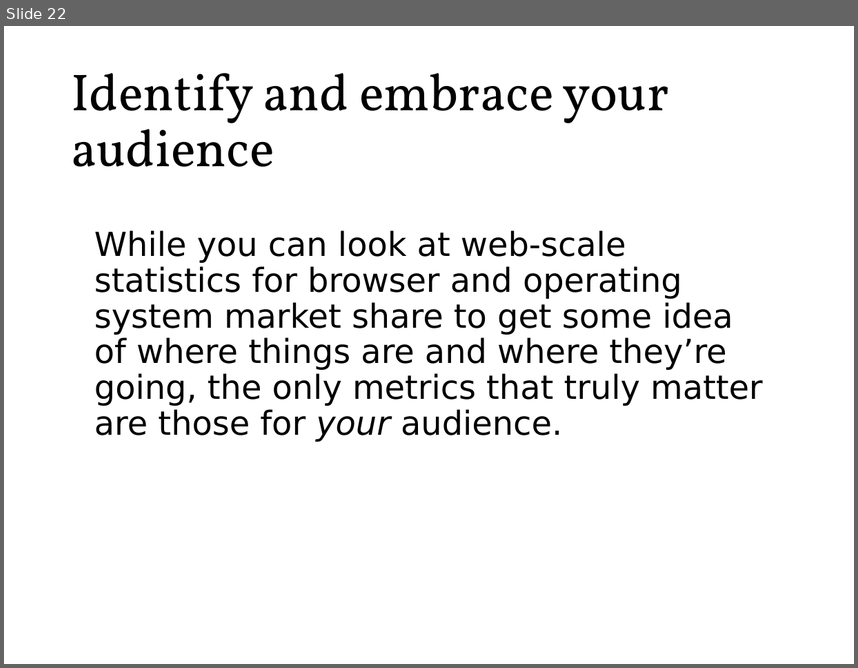
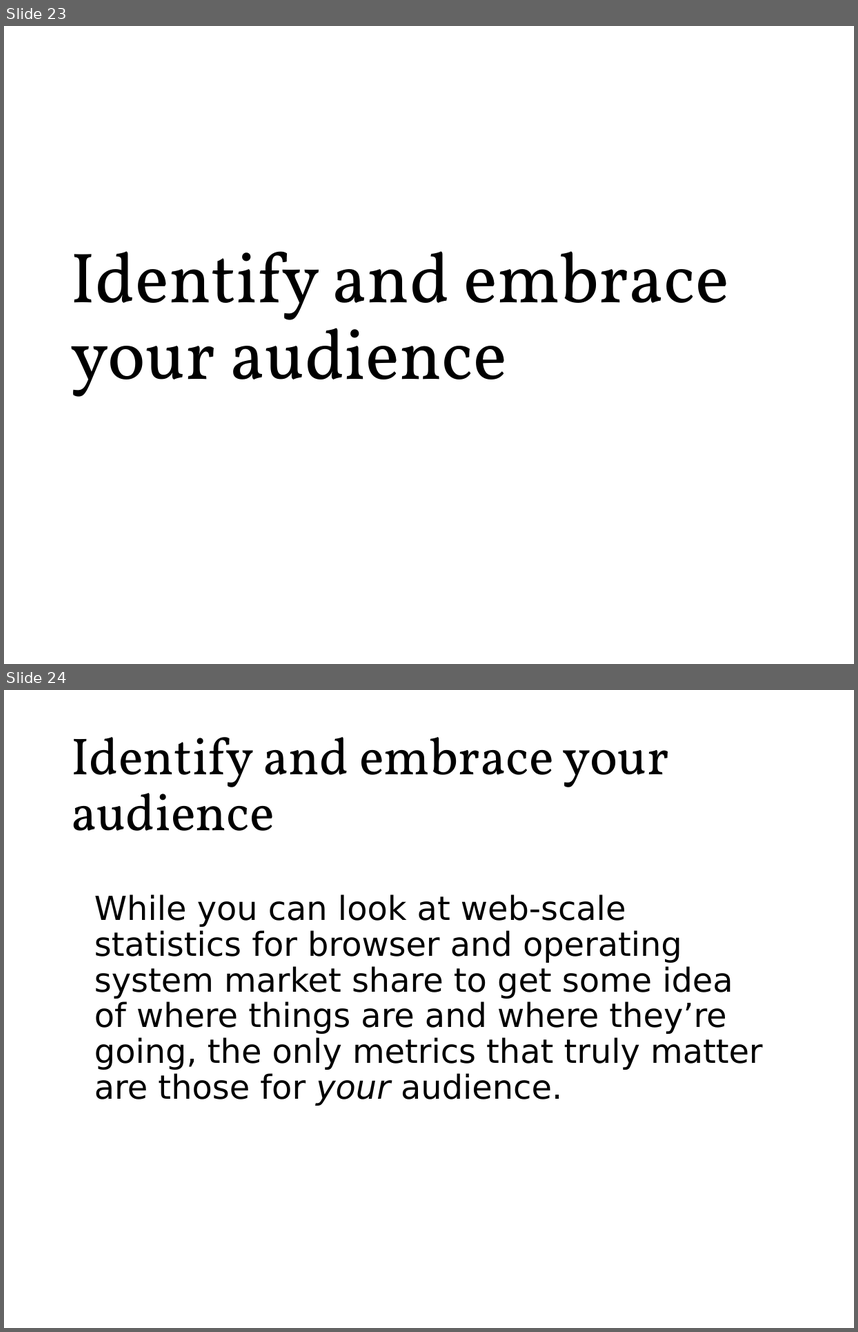
Before and after one commit to roblarsen/rob-larsen-presentations, a slide deck: wild-world-web.pptx. Shown one above the other, each under a label of ours: slide 22 before the commit, slides 23 and 24 after it. The pictures are 858x668 and 858x1332 pixels, drawn with LibreOffice and Linux fonts; fonts in the diff are those of the drawing; background and template pictures are left out. Boxes give left, top, right and bottom in pixels: in the first picture for what was removed or moved away, otherwise in the second. Text is boxed around its words. In the diff, an @@ line names an element or a change of style, - is before the commit and + after.

```diff
--- a/wild-world-web.pptx
+++ b/wild-world-web.pptx
@@ slide 23 added at <box>4,26,854,664</box>, background picture (left out) @@
@@ title added at <box>70,251,729,397</box>, 60 pt, text #000000 @@
+Identify and embrace your audience
@@ what was slide 22 is now slide 24 @@
```
Also in this commit, not shown: 7 other slides added, 1 other file.
